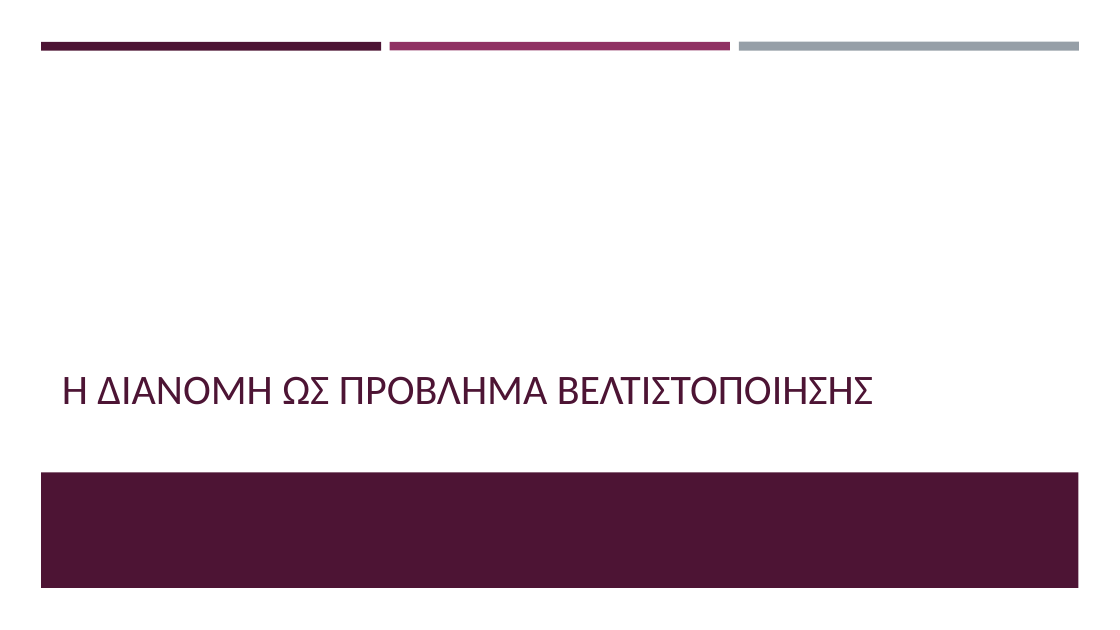
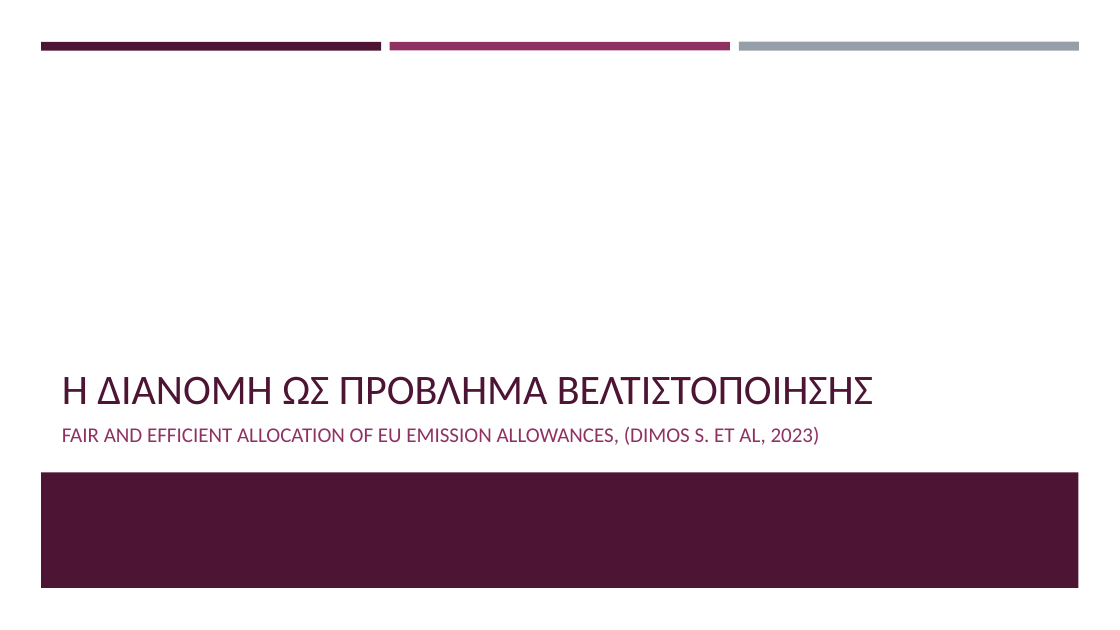
Before and after one commit to kwpap/Diplomatiki_kwpap_step_1, a slide deck: slide 19 of Thesis/Παρουσίαση.pptx (slide 23 before the commit). Drawn at 1120x630 pixels with LibreOffice and Linux fonts; fonts in the diff are those of the drawing. Boxes give left, top, right and bottom in pixels: in the first picture for what was removed or moved away, otherwise in the second. Text is boxed around its words. In the diff, an @@ line names an element or a change of style, - is before the commit and + after.

```diff
--- a/Thesis/Παρουσίαση.pptx
+++ b/Thesis/Παρουσίαση.pptx
@@ text added at (62, 427, 820, 445), 18 pt, text #903163 @@
+FAIR AND EFFICIENT ALLOCATION OF EU EMISSION ALLOWANCES, (DIMOS S. ET AL, 2023)
```
Also in this commit, not shown: 9 other slides changed.
